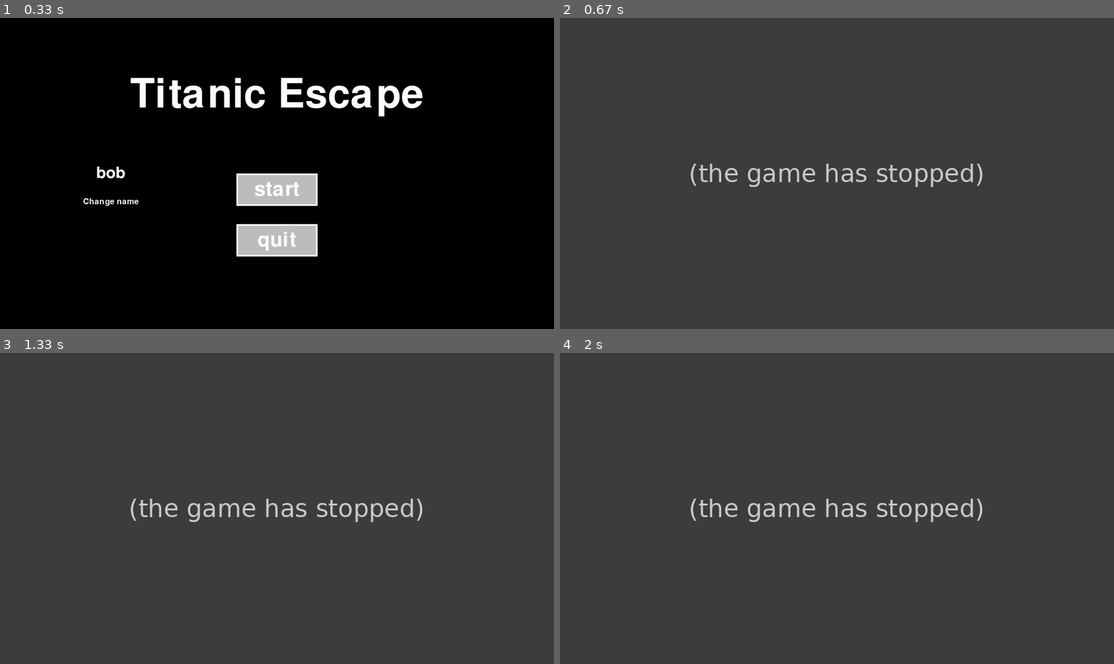
Above: before the commit, frames 1-4 (two rows, left to right).
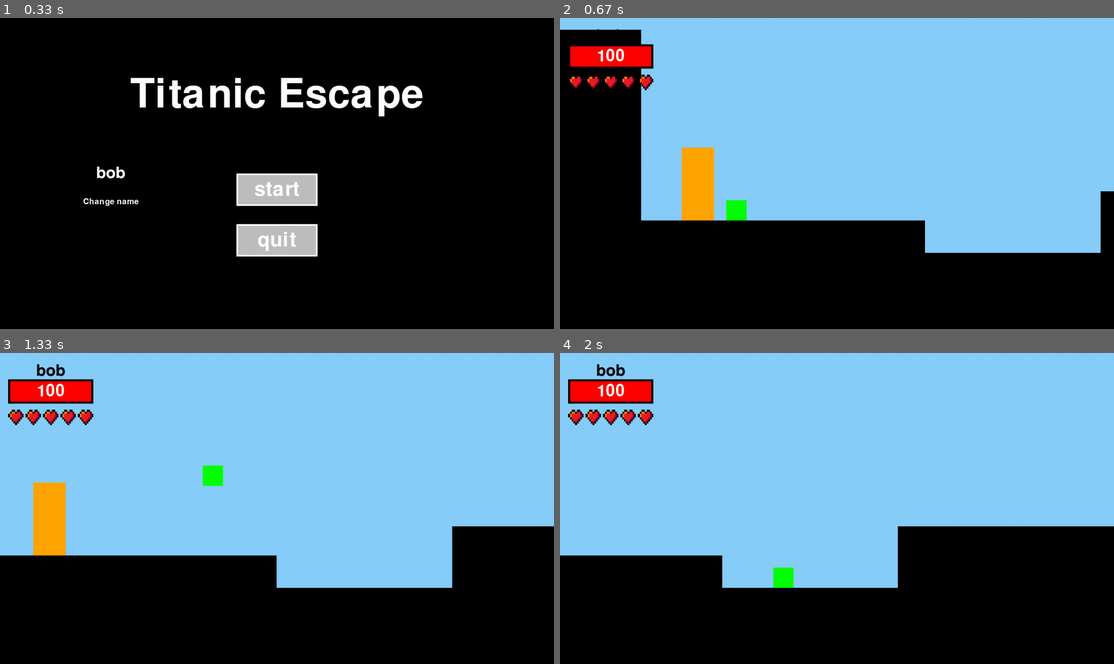
Above: after the commit, the same moments.

Repository: cast-hen/titanic_escape
Game: pygame game, started from main.py
The game is run twice, just before and just after one commit, with the same random seed, the same clock (stepped at 60 frames per second) and the same inputs.
Inputs (mouse positions are in pixels of both pictures, inside the frame that each line leads up to):
- Up to frame 1 (0.33 s): no input
- Up to frame 2 (0.67 s): click (837, 173) at 0.38 s
- Up to frame 3 (1.33 s): hold D 0.67-1.13 s; move the mouse to (144, 511) at 0.7 s; hold W from 1.17 s (still down)
- Up to frame 4 (2 s): release W at 1.47 s; hold D 1.5-1.97 s

Frame 1 is identical in both runs. In frame 2, 100% of the frame differs, in the area x 0-100%, y 0-100%; in frame 3, 100%; in frame 4, 100%.
Error before the commit: NameError: name 'cube16' is not defined (parkour_functies.py line 306); the game stopped at 0.43 s (later frames are placeholders)

Commit message:
v0.1.4 fixed the minor bugs

Diff:
--- a/common.py
+++ b/common.py
@@ -179,7 +179,7 @@
 def eind():
     """
     Shows the credit screen and waits until the menu button is pressed.
-    :return none:
+    :return possibleStates[index]:
     """
     screen.fill('black')
     fireworkWord("Thanks for playing", 120)
--- a/parkour_functies.py
+++ b/parkour_functies.py
@@ -303,7 +303,7 @@
             RespawnPos = (270, 450)
             playerObject.draw(screen, CameraPosx)
 
-            cube16.draw(screen, CameraPosx)
+            cube1_1.draw(screen, CameraPosx)
         elif scene == 2:
             RespawnPos = (-35, 400)
             playerObject.draw(screen, CameraPosx)
